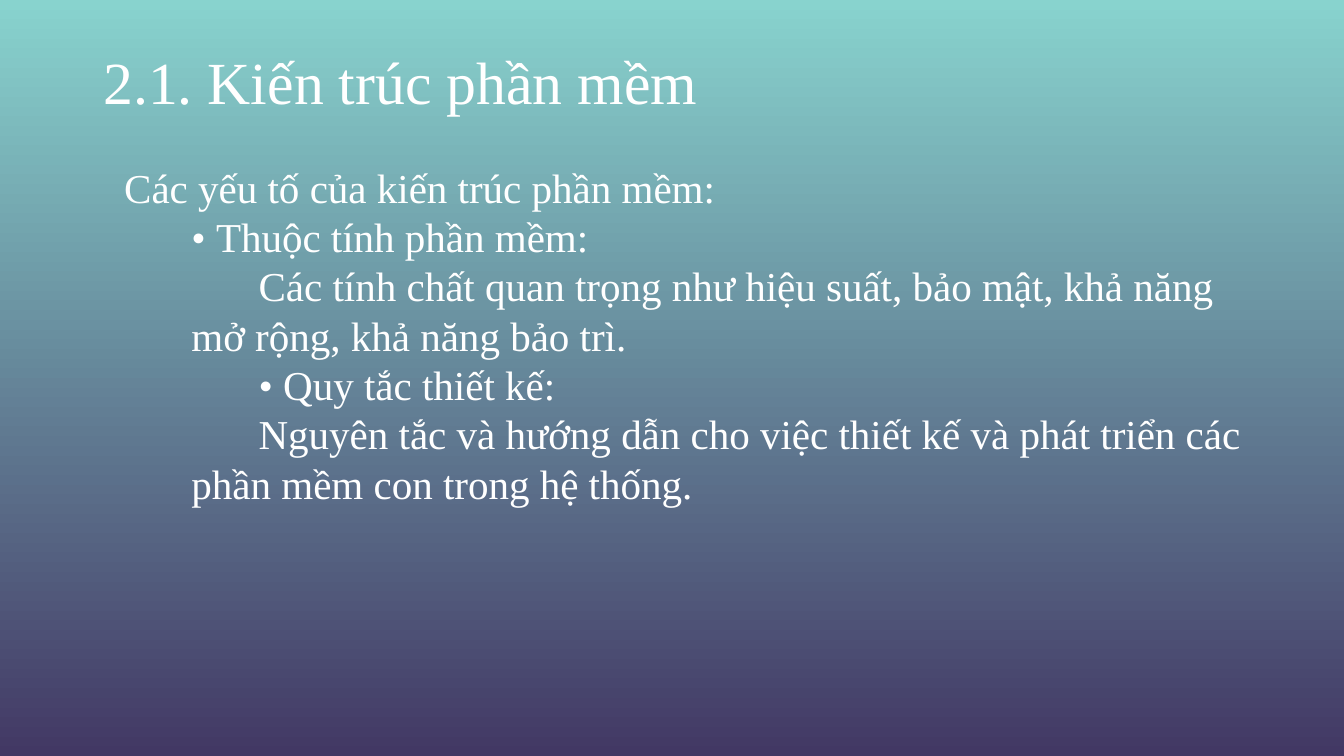
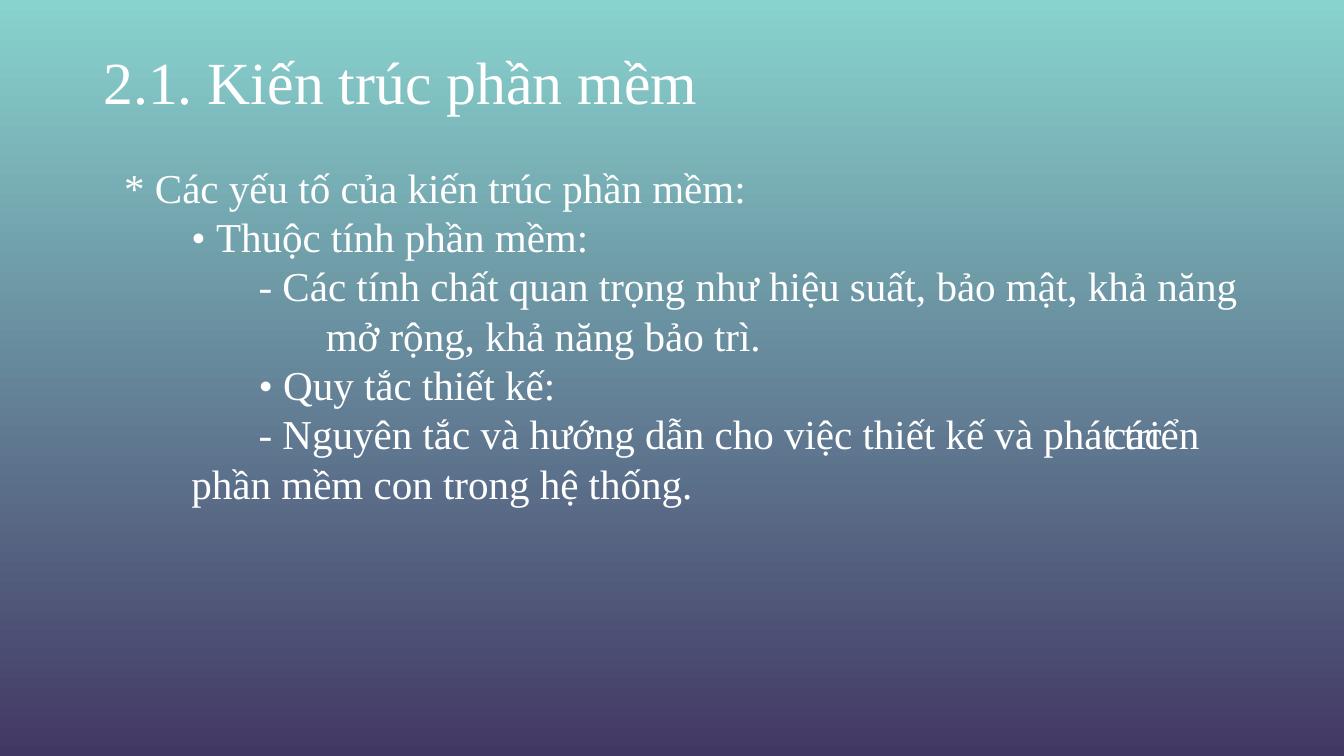
Before and after one commit to hoangtienmanhduc/Nhom14_KienTrucThietKePhanMem-, a slide deck: slide 11 of KTVTKPM.pptx. Drawn at 1344x756 pixels with LibreOffice and Linux fonts; fonts in the diff are those of the drawing; background and template pictures are left out. Boxes give left, top, right and bottom in pixels: in the first picture for what was removed or moved away, otherwise in the second. Text is boxed around its words. In the diff, an @@ line names an element or a change of style, - is before the commit and + after.

```diff
--- a/KTVTKPM.pptx
+++ b/KTVTKPM.pptx
@@ text at (x1=155, y1=173, x2=745, y2=211): text changed @@
-Các yếu tố của kiến trúc phần mềm:
+* Các yếu tố của kiến trúc phần mềm:
@@ text at (x1=282, y1=271, x2=1237, y2=359): text changed @@
-  Các tính chất quan trọng như hiệu suất, bảo mật, khả năng mở rộng, khả năng bảo trì.
+  - Các tính chất quan trọng như hiệu suất, bảo mật, khả năng mở rộng, khả năng bảo trì.
@@ text at (x1=191, y1=418, x2=1199, y2=506): text changed @@
-  Nguyên tắc và hướng dẫn cho việc thiết kế và phát triển các phần mềm con trong hệ thống.
+  - Nguyên tắc và hướng dẫn cho việc thiết kế và phát triển các phần mềm con trong hệ thống.
```
Also in this commit, not shown: 26 other slides changed, 1 other file.
